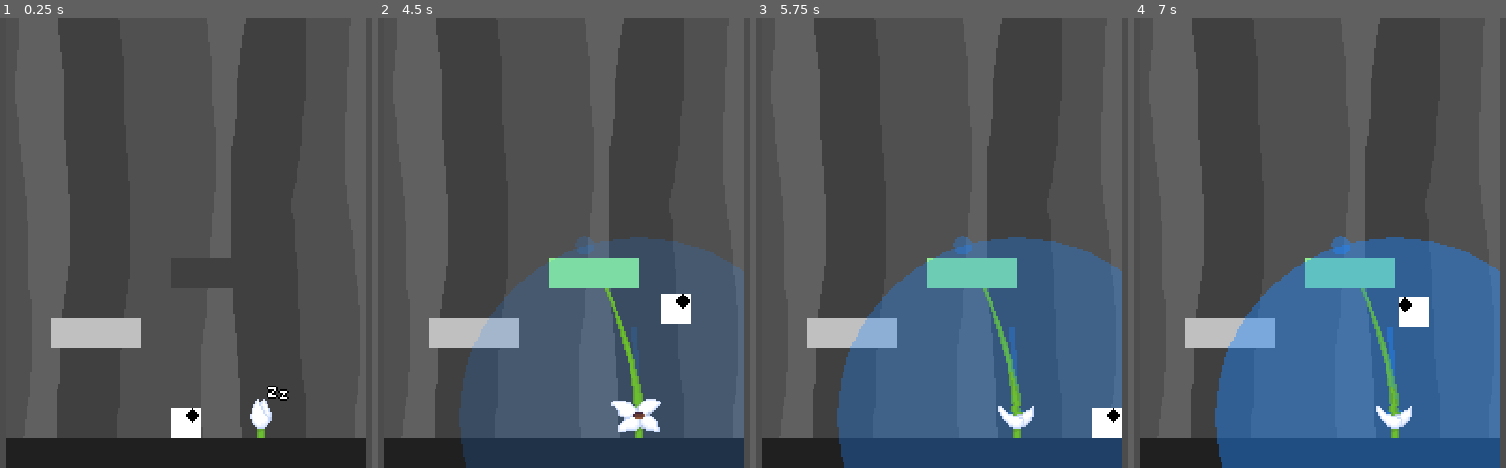
Above: before the commit, frames 1-4 (left to right).
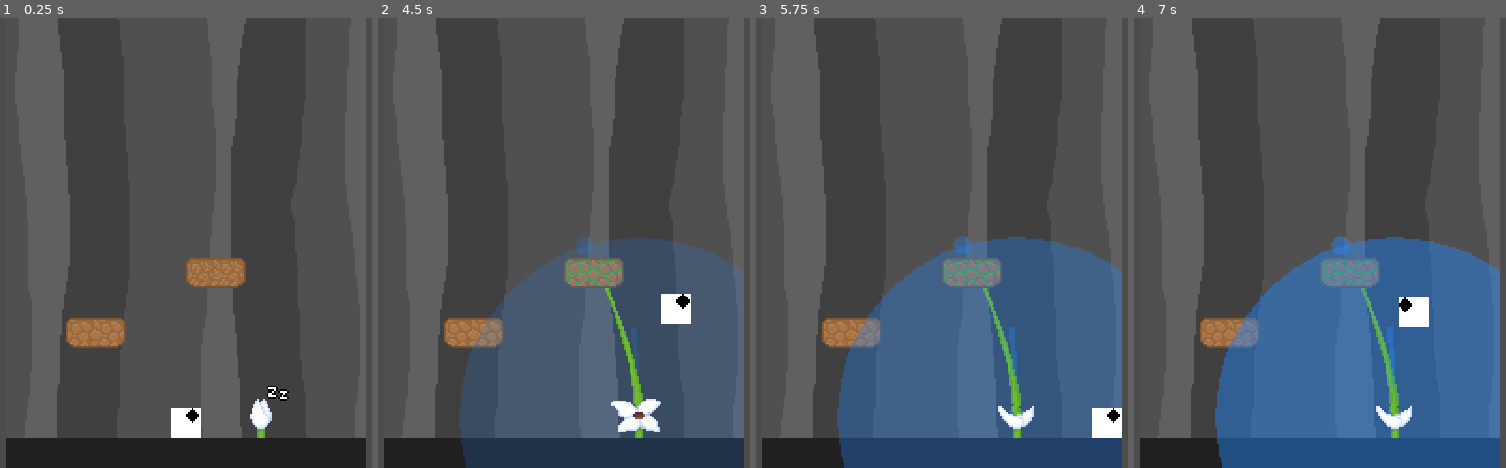
Above: after the commit, the same moments.

Repository: zhyrin0/the-climb
Game: Godot game, scene res://src/main/main.tscn
Same seed, same stepped clock (60 frames per second), same inputs: the game is played once before the commit and once after it.
Inputs (mouse positions are in pixels of both pictures, inside the frame that each line leads up to):
- Up to frame 1 (0.25 s): no input
- Up to frame 2 (4.5 s): tap Enter at 0.5, 3.5 s; move the mouse to (738, 220) at 0.52 s; hold D (move_right) 0.53-1.25 s; hold S (move_fall) 0.53-1.25 s; click (738, 220) at 0.67 s; tap W (move_jump) at 0.77, 3.77 s; drag from (404, 265) to (523, 333) at 1.27 s; tap Space (use_item) at 2 s; move the mouse to (645, 144) at 2.02 s; hold A (move_left) 2.03-2.75 s; hold S (move_fall) 2.03-2.75 s; drag from (523, 333) to (outside the picture) at 2.77 s; move the mouse to (outside the picture) at 3.52 s; hold D (move_right) 3.53-4.25 s; hold S (move_fall) 3.53-4.25 s; drag from (outside the picture) to (604, 288) at 4.27 s
- Up to frame 3 (5.75 s): tap Space (use_item) at 5 s; move the mouse to (982, 243) at 5.02 s; hold D (move_right) from 5.03 s (still down); hold S (move_fall) from 5.03 s (still down); click (982, 243) at 5.17 s
- Up to frame 4 (7 s): release D (move_right) at 5.75 s; release S (move_fall) at 5.75 s; tap Enter at 5.75 s; drag from (1200, 130) to (1360, 288) at 5.77 s; tap Space (use_item) at 6.5 s; move the mouse to (1494, 220) at 6.52 s; hold A (move_left) from 6.53 s (still down); hold S (move_fall) from 6.53 s (still down); tap W (move_jump) at 6.77 s

The runs differ from the first frame. In frame 1, 2.6% of the frame differs, in the area x 13-67%, y 53-74%; in frame 2, 3.2%, in the area x 13-71%, y 53-74%; in frame 3, 3.2%; in frame 4, 3.2%.

Commit message:
Add platform texture

Diff:
--- a/src/platform/platform.gd
+++ b/src/platform/platform.gd
@@ -10,13 +10,13 @@
 
 const _PLATFORM_COLLISION_BIT := 2
 export(State) var state: int setget set_state
-onready var _polygon := $Polygon2D as Polygon2D
+onready var _sprite := $Sprite as Sprite
 onready var _collision_rectangle := $CollisionShape2D.shape as RectangleShape2D
 onready var _erosion := $ErosionTimer as Timer
 
 
 func _ready() -> void:
-	self.state = state
+	set_state(state)
 
 
 func step_on() -> void:
@@ -27,19 +27,19 @@
 func set_state(new_value: int) -> void:
 	state = new_value
 	set_collision_layer_bit(_PLATFORM_COLLISION_BIT, state != State.ERODED)
-	if _polygon:
+	if _sprite:
+		_sprite.modulate.a = 1.0
 		match state:
 			State.ERODED:
-				_polygon.color.a = 0.5
+				_sprite.frame = 0
+				_sprite.modulate.a = 0.75
 			State.ERODABLE:
-				_polygon.color.a = 1.0
+				_sprite.frame = 1
 			State.STABLE:
-				_polygon.color = Color8(192, 192, 192)
+				_sprite.frame = 2
 			State.FLOWERY:
-				_polygon.color = Color.lightgreen
+				_sprite.frame = 3
 
 
 func _on_ErosionTimer_timeout() -> void:
-	state = State.ERODED
-	_polygon.color.a = 0.5
-	set_collision_layer_bit(_PLATFORM_COLLISION_BIT, false)
+	set_state(State.ERODED)
--- a/src/platform/platform.tscn
+++ b/src/platform/platform.tscn
@@ -1,6 +1,10 @@
-[gd_scene load_steps=2 format=2]
+[gd_scene load_steps=4 format=2]
 
 [ext_resource path="res://src/platform/platform.gd" type="Script" id=1]
+[ext_resource path="res://src/platform/assets/platform.png" type="Texture" id=2]
+
+[sub_resource type="RectangleShape2D" id=1]
+extents = Vector2( 16, 8 )
 
 [node name="Platform" type="StaticBody2D"]
 collision_layer = 12
@@ -10,10 +14,12 @@
 "_edit_group_": true
 }
 
-[node name="Polygon2D" type="Polygon2D" parent="."]
-color = Color( 0.25098, 0.25098, 0.25098, 1 )
+[node name="Sprite" type="Sprite" parent="."]
+texture = ExtResource( 2 )
+hframes = 4
 
 [node name="CollisionShape2D" type="CollisionShape2D" parent="."]
+shape = SubResource( 1 )
 
 [node name="ErosionTimer" type="Timer" parent="."]
 one_shot = true
Binary file added: src/platform/assets/platform.png
Not shown, added: src/platform/assets/platform.png.import
